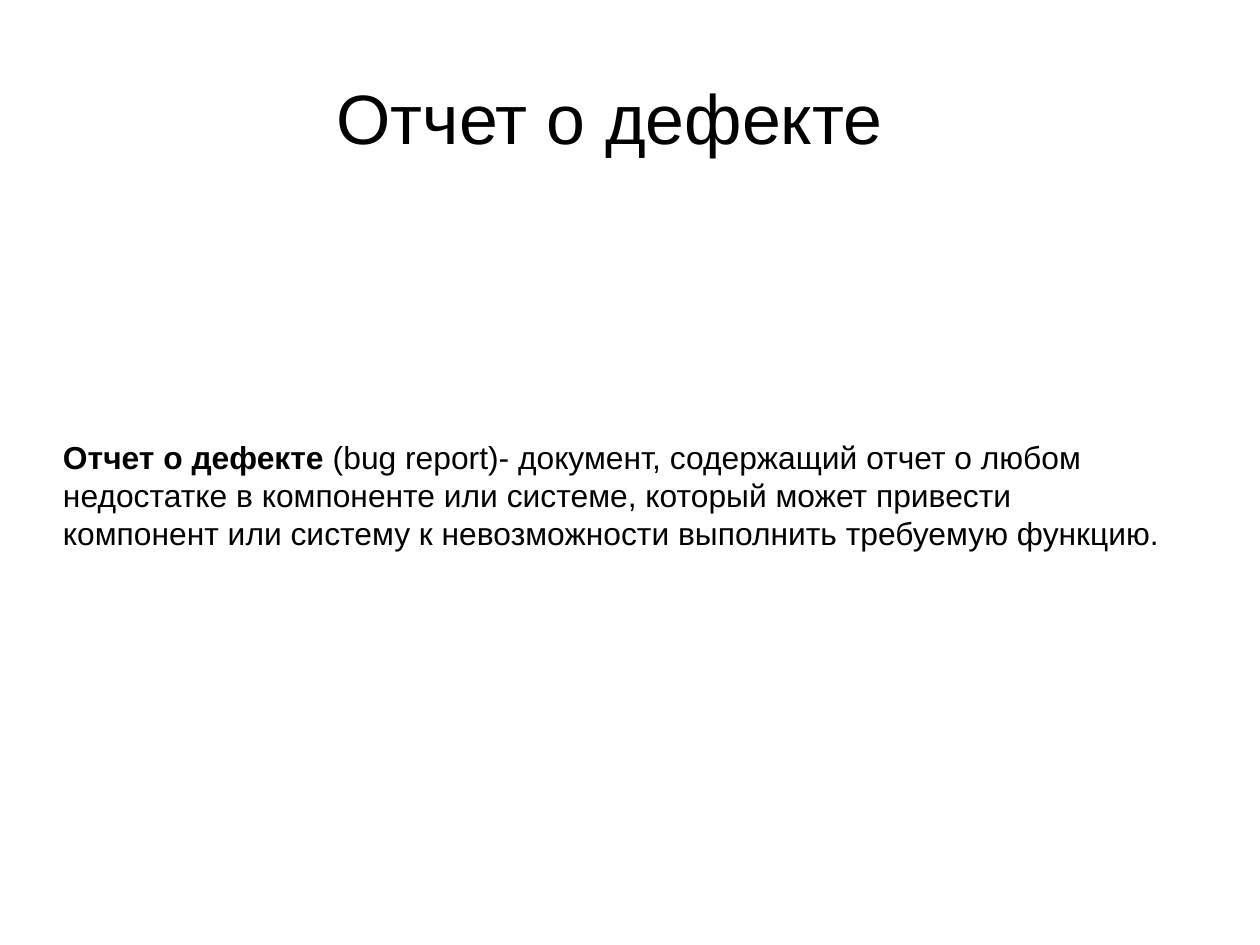
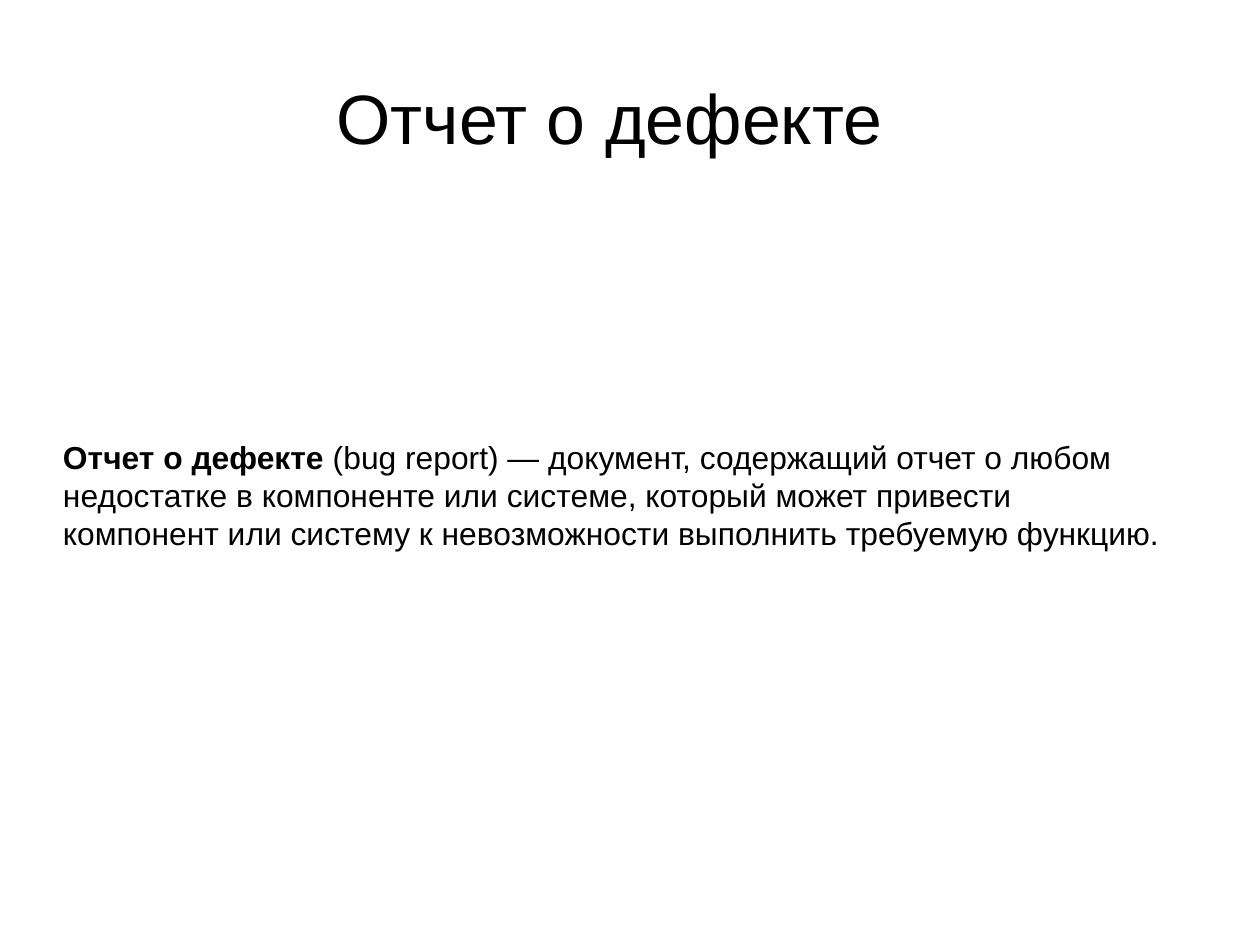
Before and after one commit to MinskLUG/linux_courses, a slide deck: slide 23 of sam-solutions/12_QA_intro_libreoffice.odp. Drawn at 1260x945 pixels with LibreOffice and Linux fonts; fonts in the diff are those of the drawing. Boxes give left, top, right and bottom in pixels: in the first picture for what was removed or moved away, otherwise in the second. Text is boxed around its words. In the diff, an @@ line names an element or a change of style, - is before the commit and + after.

```diff
--- a/sam-solutions/12_QA_intro_libreoffice.odp
+++ b/sam-solutions/12_QA_intro_libreoffice.odp
@@ subtitle at box(63, 445, 1159, 551): text changed @@
-Отчет о дефекте (bug report)- документ, содержащий отчет о любом недостатке в компоненте или системе, который может привести компонент или систему к невозможности выполнить требуемую функцию.
+Отчет о дефекте (bug report) — документ, содержащий отчет о любом недостатке в компоненте или системе, который может привести компонент или систему к невозможности выполнить требуемую функцию.
```
Also in this commit, not shown: 7 other slides changed.
